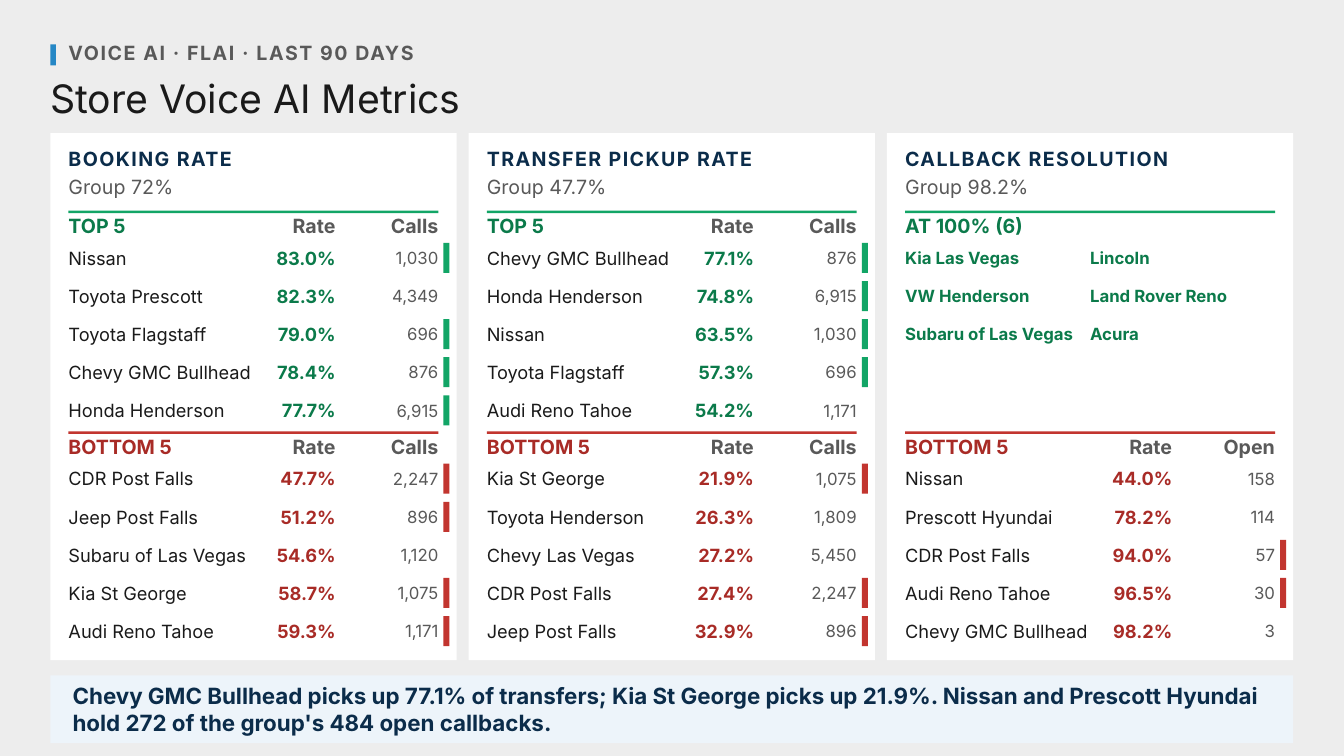
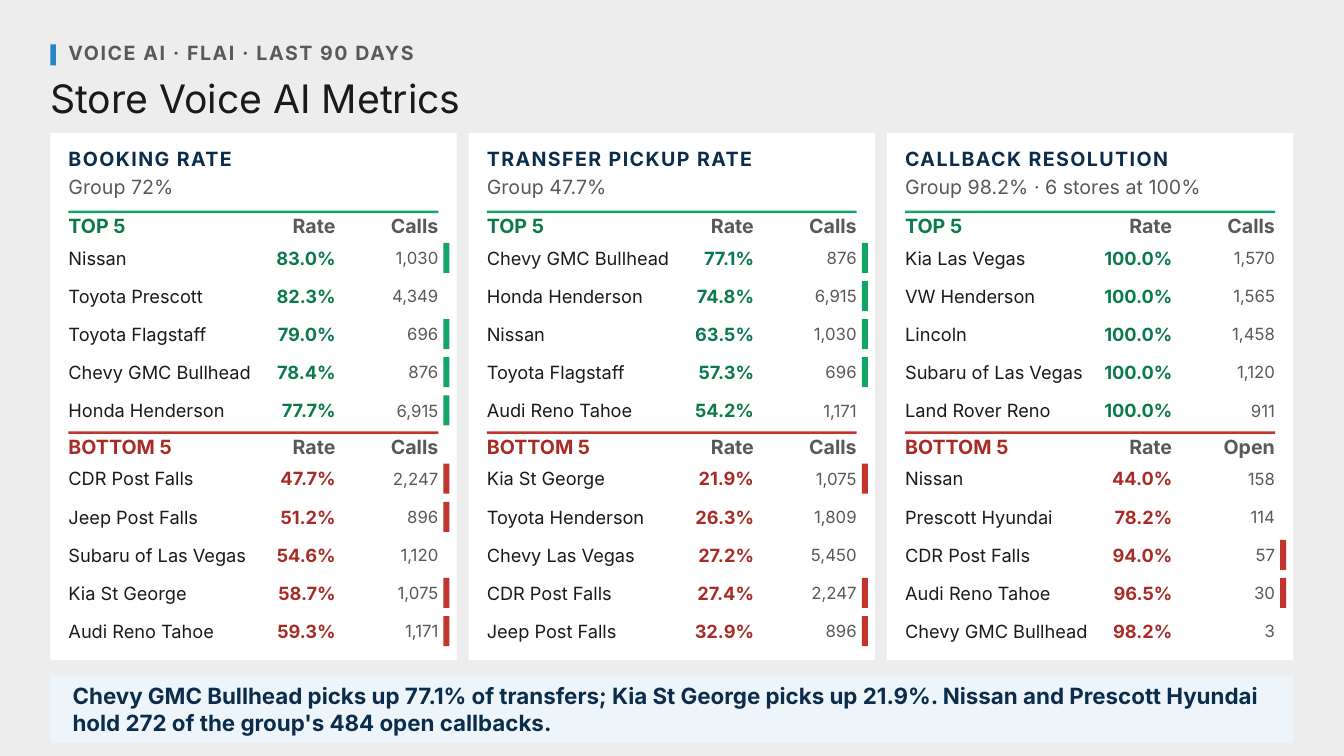
Before and after one commit to Ndresner/Noah, a slide deck: slide 2 of day2-deck/decks/Voice AI - Flai.pptx. Drawn at 1344x756 pixels with LibreOffice and Linux fonts; fonts in the diff are those of the drawing. Boxes give left, top, right and bottom in pixels: in the first picture for what was removed or moved away, otherwise in the second. Text is boxed around its words. In the diff, an @@ line names an element or a change of style, - is before the commit and + after.

```diff
--- a/day2-deck/decks/Voice AI - Flai.pptx
+++ b/day2-deck/decks/Voice AI - Flai.pptx
@@ text at [905,179,1201,198]: text changed @@
-Group 98.2%
+Group 98.2% · 6 stores at 100%
@@ text at [905,218,962,233]: text changed @@
-AT 100% (6)
+TOP 5
@@ text added at [1129,218,1172,233], 14 pt, text #595959, bold @@
+Rate
@@ text added at [1227,218,1274,233], 14 pt, text #595959, bold @@
+Calls
@@ text added at [1104,251,1172,266], 13 pt, text #0B7A4A, bold @@
+100.0%
@@ text added at [1234,251,1275,267], 12 pt, text #595959 @@
+1,570
@@ text added at [1104,289,1172,304], 13 pt, text #0B7A4A, bold @@
+100.0%
@@ text added at [1233,289,1275,305], 12 pt, text #595959 @@
+1,565
@@ text "Lincoln": place and size @@
-text "Lincoln" at [1090,251,1150,264]
+text "Lincoln" at [905,327,967,341]
@@ text removed at [1090,327,1139,340] @@
-Acura
@@ text added at [1104,327,1172,342], 13 pt, text #0B7A4A, bold @@
+100.0%
@@ text added at [1232,327,1275,343], 12 pt, text #595959 @@
+1,458
@@ text "Subaru of Las Vegas": place and size @@
-text "Subaru of Las Vegas" at [905,327,1073,344]
+text "Subaru of Las Vegas" at [905,365,1082,383]
@@ text added at [1104,365,1172,380], 13 pt, text #0B7A4A, bold @@
+100.0%
@@ text added at [1237,365,1275,381], 12 pt, text #595959 @@
+1,120
@@ size 12 to 13 pt, text colour #0B7A4A to #1A1A1A, bold off in 5 elements at [905,251,1025,269], [905,289,1036,304], [905,365,1082,383], [905,327,967,341], [905,403,1051,418] @@
@@ text "Land Rover Reno": place and size @@
-text "Land Rover Reno" at [1090,289,1228,302]
+text "Land Rover Reno" at [905,403,1051,418]
@@ text added at [1104,403,1172,418], 13 pt, text #0B7A4A, bold @@
+100.0%
@@ text added at [1251,404,1275,417], 12 pt, text #595959 @@
+911
```
Also in this commit, not shown: 6 other files.
